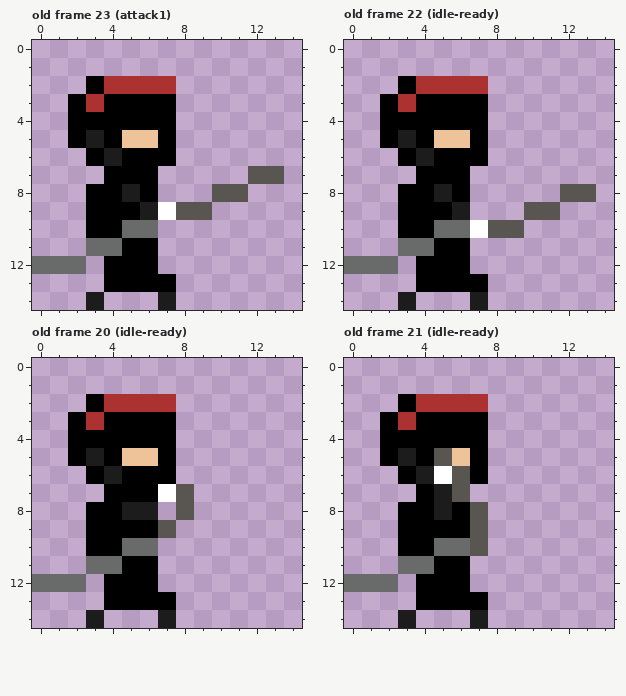
One commit to this pixel-art file: Art/Player/ninjatemp.aseprite. Above, as it was before the edit.
15x15 pixels, 29 frames. Shown: old frame 23 (attack1), old frame 22 (idle-ready), old frame 20 (idle-ready), old frame 21 (idle-ready). The commit also changed other frames, which this record leaves out.
After the commit:
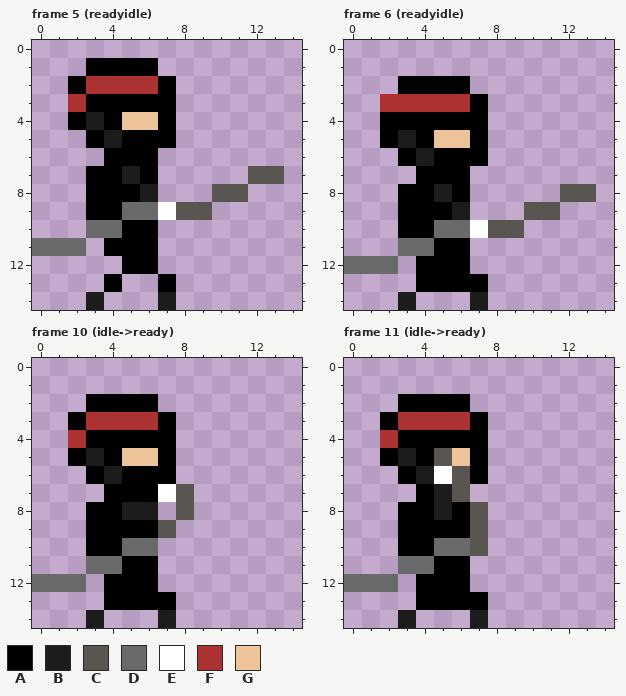
Palette (. is transparent): A #000000  B #1c1c1c  C #595652  D #696a6a  E #ffffff  F #ac3232  G #eec39a
A new or re-ordered frame is compared with the old frame closest to it.
Changes in this commit:
frames 29 -> 51
Frame 5 (readyidle) is new; against old frame 23 (attack1):
Colour A is added in row 1 at x 3 to 6; in row 2 at x 2; in row 7 at x 3.
Colour A replaces colour B in row 5 at x 3; in row 6 at x 4; in row 8 at x 5.
Colour A replaces colour D in row 10 at x 5 to 6; in row 11 at x 4.
Colour A replaces colour F in row 2 at x 7; in row 3 at x 3.
Colour A replaces colour G in row 5 at x 5 to 6.
Colour B replaces colour A in row 4 at x 3; in row 5 at x 4; in row 7 at x 5; in row 8 at x 6.
Colour D is added in row 11 at x 0 to 2.
Colour D replaces colour A in row 9 at x 5; in row 10 at x 3 to 4.
Colour D replaces colour B in row 9 at x 6.
Colour F replaces colour A in row 2 at x 3; in row 3 at x 2.
Colour G replaces colour A in row 4 at x 5 to 6.
The author cleared colour A in row 5 at x 2; in row 6 at x 3 and 7; in row 12 at x 4; in row 13 at x 5 to 6.
The author cleared colour D in row 11 at x 3; in row 12 at x 0 to 2.
Frame 6 (readyidle) is new; against old frame 22 (idle-ready), layer "bandana":
Colour A replaces colour F in row 2 at x 4 to 6.
Colour F replaces colour A in row 3 at x 2 and 4 to 6.
The author cleared colour F in row 2 at x 7.
Frame 10 (idle->ready) is new; against old frame 20 (idle-ready), layer "bandana":
Colour A replaces colour F in row 2 at x 4 to 6.
Colour F replaces colour A in row 3 at x 4 to 6; in row 4 at x 2.
The author cleared colour F in row 2 at x 7.
Frame 11 (idle->ready) is new; against old frame 21 (idle-ready), layer "bandana": the same change as frame 10 (idle->ready)
Boxes around the changes in both pictures, in picture pixels (x1, y1, x2, y2):
changed: (32, 58, 176, 292)
changed: (380, 76, 488, 112)
changed: (68, 394, 176, 448)
changed: (380, 394, 488, 448)
